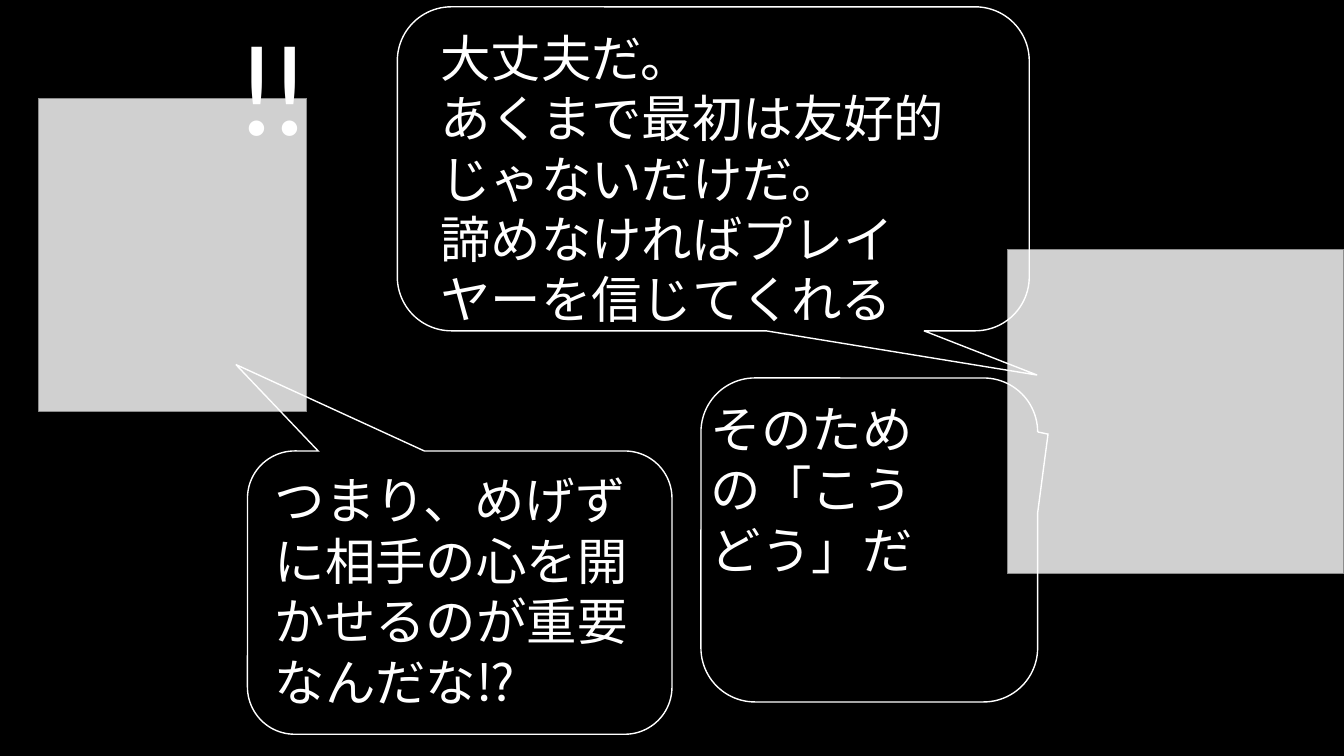
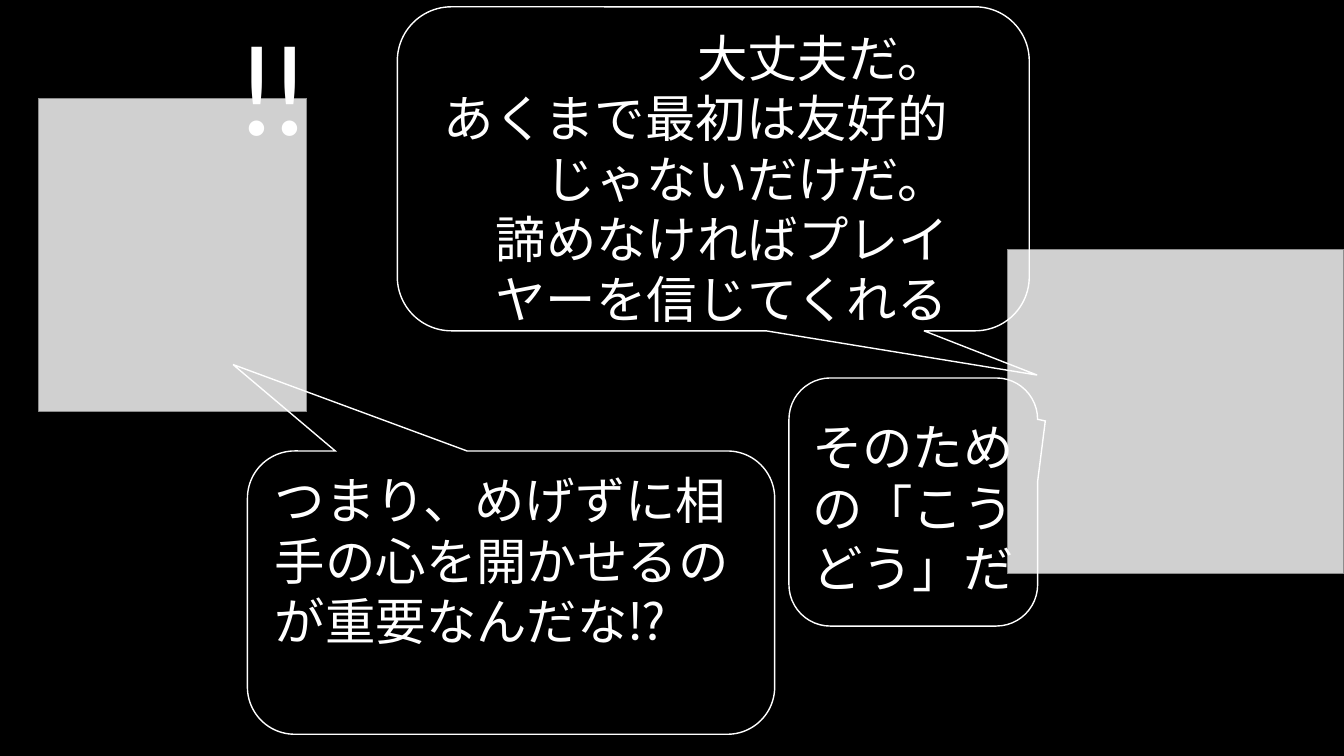
Before and after one commit to nkc20236093/kikaku, a slide deck: slide 6 of Kikaku_1/Undertaleの宣伝.pptx. Drawn at 1344x756 pixels with LibreOffice and Linux fonts; fonts in the diff are those of the drawing; grey boxes stand for pictures. Boxes give left, top, right and bottom in pixels: in the first picture for what was removed or moved away, otherwise in the second. Text is boxed around its words. In the diff, an @@ line names an element or a change of style, - is before the commit and + after.

```diff
--- a/Kikaku_1/Undertaleの宣伝.pptx
+++ b/Kikaku_1/Undertaleの宣伝.pptx
@@ text "大丈夫だ。" at [444,34,950,332]: alignment left to right @@
@@ rounded speech box: place and size @@
-rounded speech box at [701,378,1037,702]
+rounded speech box at [789,378,1038,626]
@@ text "そのための「こうどう」だ" at [812,415,1014,592]: alignment left to right @@
@@ text "そのための「こうどう」だ": place and size @@
-text "そのための「こうどう」だ" at [711,397,913,574]
+text "そのための「こうどう」だ" at [812,415,1014,592]
@@ rounded speech box: place and size @@
-rounded speech box at [248,451,673,734]
+rounded speech box at [248,451,775,734]
@@ text "つまり、めげずに相手の心を開かせるのが重要なんだな⁉" rewrapped from [275,477,628,704] to [275,476,729,644] @@
```
Also in this commit, not shown: 6 other slides changed.
